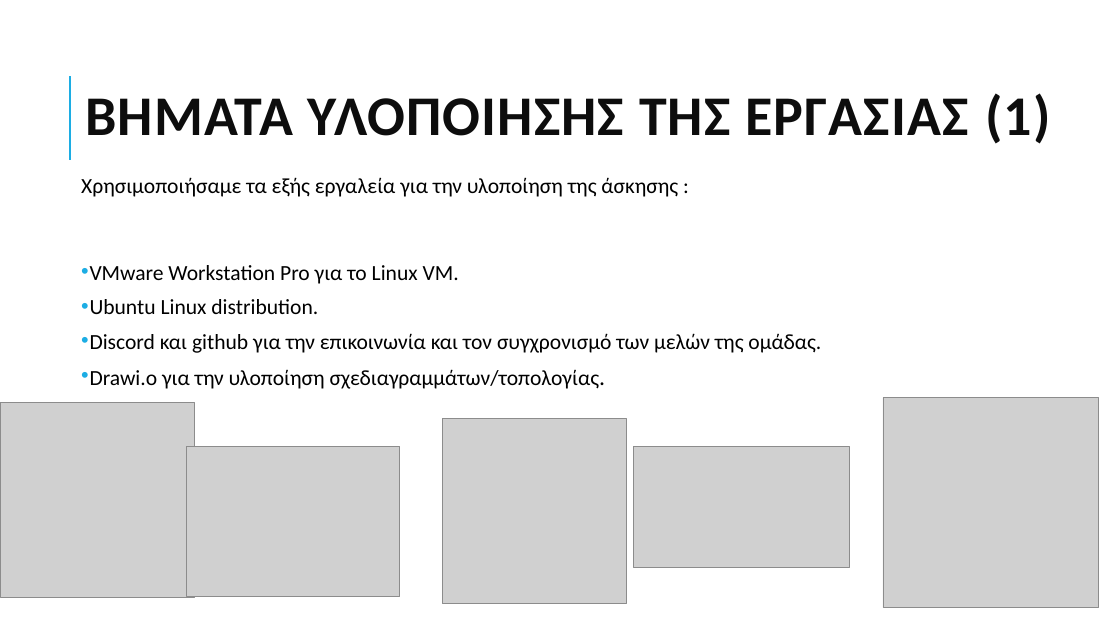
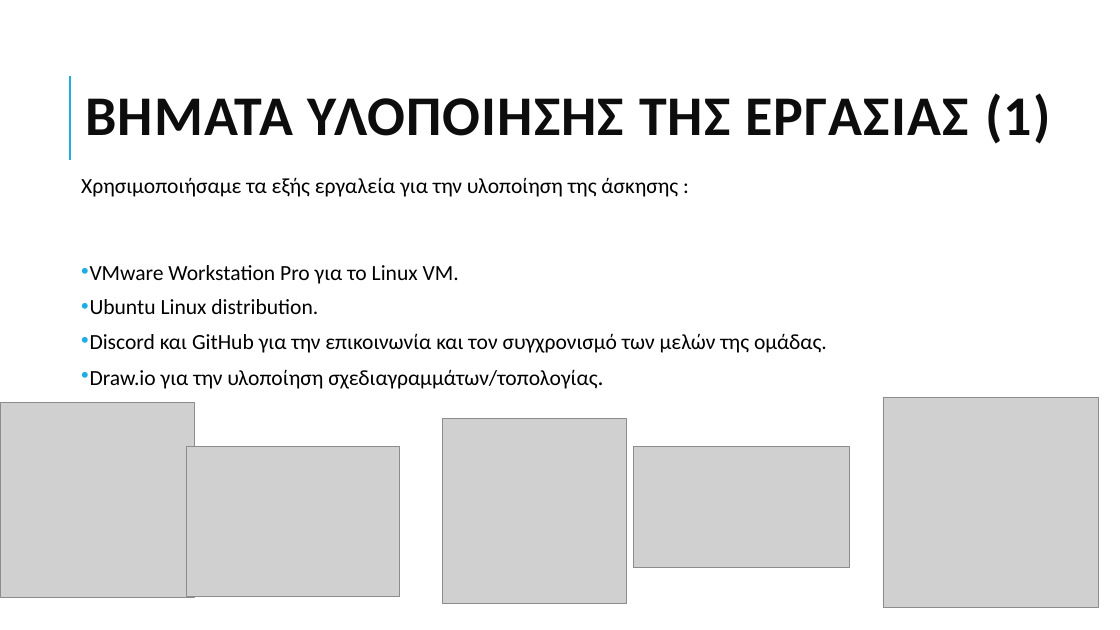
Before and after one commit to grgmyl/Ns3Project, a slide deck: slide 3 of Presentations/Ns-3_presentation_F.pptx. Drawn at 1120x630 pixels with LibreOffice and Linux fonts; fonts in the diff are those of the drawing; grey boxes stand for pictures. Boxes give left, top, right and bottom in pixels: in the first picture for what was removed or moved away, otherwise in the second. Text is boxed around its words. In the diff, an @@ line names an element or a change of style, - is before the commit and + after.

```diff
--- a/Presentations/Ns-3_presentation_F.pptx
+++ b/Presentations/Ns-3_presentation_F.pptx
@@ text at [90, 333, 827, 389]: text changed @@
-• Discord και github για την επικοινωνία και τον συγχρονισμό των μελών της ομάδας.
-• Drawi.o για την υλοποίηση σχεδιαγραμμάτων/τοπολογίας.
+• Discord και GitHub για την επικοινωνία και τον συγχρονισμό των μελών της ομάδας.
+• Draw.io για την υλοποίηση σχεδιαγραμμάτων/τοπολογίας.
```
Also in this commit, not shown: 8 other slides changed, 2 slides added.
